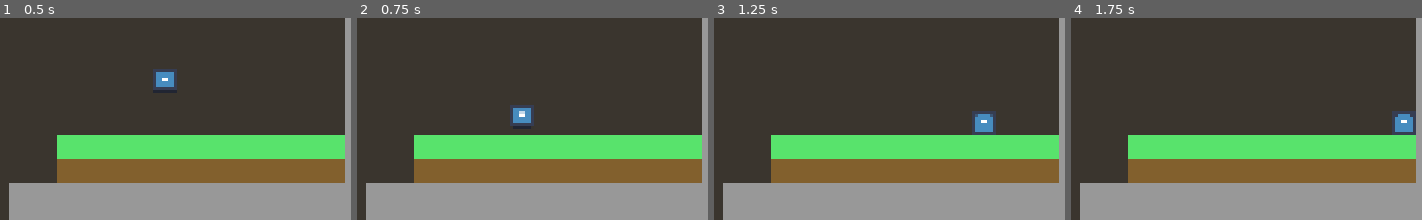
Above: before the commit, frames 1-4 (left to right).
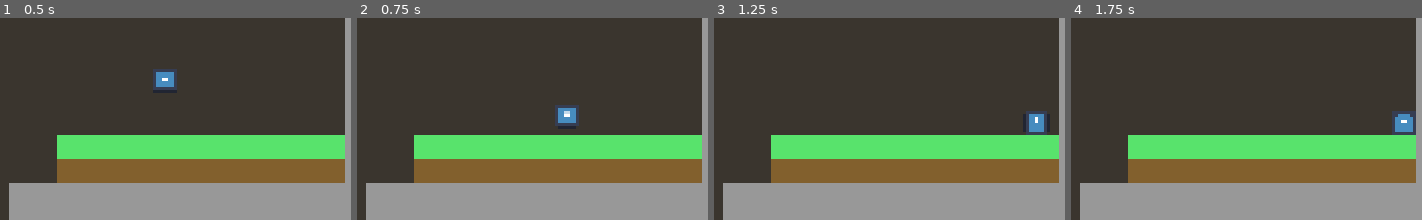
Above: after the commit, the same moments.

Repository: Olatiny/Cordyception
Game: Godot game, scene res://tiletest.tscn
The game is run twice, just before and just after one commit, with the same random seed, the same clock (stepped at 60 frames per second) and the same inputs. The engine's default icon, where the game draws it, is replaced by a stand-in: a white triangle on a blue panel in a dark square.
Inputs:
- Up to frame 1 (0.5 s): no input
- Up to frame 2 (0.75 s): hold Right (move_right) from 0.53 s (still down); tap Up (jump) at 0.6 s
- Up to frame 3 (1.25 s): keep holding Right (move_right); tap Up (jump) at 0.77, 1.07 s
- Up to frame 4 (1.75 s): keep holding Right (move_right); tap Shift (possess) at 1.35 s; tap Up (jump) at 1.52, 1.55 s
The pictures show only the part of the screen within x 50-100%, y 30-80%; the shares and areas given below are measured in that part.

Frame 1 is identical in both runs. In frame 2, 1.6% of the frame differs, in the area x 43-64%, y 43-55%; in frame 3, 1.7%, in the area x 73-96%, y 46-58%; in frame 4, nothing differs.

Commit message:
Consolidating Player to ControllableCreature

Diff:
--- a/src/creatures/base_creature.gd
+++ /dev/null
@@ -1,29 +0,0 @@
-extends Node
-class_name BaseCreature
-
-var character_body : CharacterBody2D
-
-# Called when the node enters the scene tree for the first time.
-func _ready() -> void:
-	pass # Replace with function body.
-
-func primary_action() -> void:
-	pass
-
-func secondary_action() -> void:
-	pass
-
-func move(input: Vector2) -> void:
-	pass
-
-# Called every frame. 'delta' is the elapsed time since the previous frame.
-func _process(delta: float) -> void:
-	pass
-
-func set_body(body: CharacterBody2D):
-	character_body = body
-
-func jump(jump_vector: Vector2) -> void:
-	if character_body.is_on_floor():
-		character_body.velocity.y = jump_vector.y
-		character_body.velocity.x = jump_vector.x
--- a/src/creatures/controllable_creature.gd
+++ b/src/creatures/controllable_creature.gd
@@ -1,36 +1,55 @@
+class_name ControllableCreature
 extends CharacterBody2D
-class_name ControllableCreature
 
-@export var creature_movement : BaseCreature
-@export var base_node : Node
 
-var controlled := false
-const SPEED = 300.0
-const JUMP_VELOCITY = -400.0
+## Player's movement speed
+@export var walk_speed := 75.0
+
+## Player's gravity
+@export var gravity := 75.0
+
+## Maximum x & y velocities
+@export var terminal_velocity := Vector2(75, 75)
+
+## Whether an object is being controlled
+@export var controlled := false
+
 
 func _physics_process(delta: float) -> void:
 	# Add the gravity.
 	if not is_on_floor():
-		velocity += get_gravity() * delta
+		velocity.y += gravity * delta
 
-	# Get the input direction and handle the movement/deceleration.
-	# As good practice, you should replace UI actions with custom gameplay actions.
+	# Handles all possible activities of a character while it is controlled
 	if(controlled):
-		var direction := Vector2(Input.get_axis("ui_left", "ui_right"), Input.get_axis("ui_down", "ui_up"))
-		fire_movement(direction)
+		check_move()
+		check_jump()
+		check_primary_action()
+		check_secondary_action()
+		update_animation()
 
-		##check primary and secondary inputs
+	velocity.x = clampf(velocity.x, -terminal_velocity.x, terminal_velocity.x)
+	velocity.y = clampf(velocity.y, -terminal_velocity.y, terminal_velocity.y)
 
 	move_and_slide()
 
-func fire_primary_action() -> void:
-	creature_movement.primary_action()
 
-func fire_secondary_action() -> void:
-	creature_movement.secondary_action()
+func check_primary_action() -> void:
+	pass
 
-func fire_movement(move_dir: Vector2) -> void:
-	creature_movement.move(move_dir)
 
-func get_movement() -> BaseCreature:
-	return creature_movement
+func check_secondary_action() -> void:
+	pass
+
+
+func check_move():
+	pass
+
+
+func check_jump():
+	if (Input.is_action_just_pressed("jump")):
+		velocity.y = -walk_speed * 4
+
+
+func update_animation():
+	pass
--- a/src/creatures/funguy.gd
+++ b/src/creatures/funguy.gd
@@ -1,5 +1,5 @@
 class_name FunGuy
-extends CharacterBody2D
+extends ControllableCreature
 
 
 ## States the player can be in
@@ -14,15 +14,6 @@
 ## Current STATE
 var my_state := STATE.SPORE_MODE
 
-
-## Player's movement speed
-@export var walk_speed := 75.0
-
-## Player's gravity
-@export var gravity := 75.0
-
-## Maximum x & y velocities
-@export var terminal_velocity := Vector2(75, 75)
 
 ## Total number of possessions the player can make
 @export var num_possessions := 5
@@ -49,24 +40,13 @@
 func _physics_process(delta: float) -> void:
 	update_state()
 
-	if not is_on_floor() && STATE.SPORE_MODE == my_state:
-		velocity = Vector2(velocity.x, clampf(velocity.y + gravity * delta, 0, terminal_velocity.y))
-
-	# debug jump lol
-	#if (Input.is_action_just_pressed("jump")):
-		#velocity.y = -walk_speed * 4
-
 	if Input.is_action_just_pressed("possess"):
 		possess()
 
-	movement()
-
-	update_animation()
-
-	move_and_slide()
+	super(delta)
 
 
-##
+## TODO: this comment
 func update_state():
 	if my_state == STATE.POSSESSING:
 		return
@@ -110,16 +90,21 @@
 
 
 ## Handles movement according to player's state
-func movement():
+func check_move():
 	var direction := Input.get_axis("move_left", "move_right")
 
-	if !grass_raycast_left.is_colliding() && direction < 0:
+	if !grass_raycast_left.is_colliding() && direction < 0 && my_state != STATE.SPORE_MODE:
 		direction = 0
 
-	if !grass_raycast_right.is_colliding() && direction > 0:
+	if !grass_raycast_right.is_colliding() && direction > 0 && my_state != STATE.SPORE_MODE:
 		direction = 0
 
 	if direction:
 		velocity.x = direction * walk_speed
 	else:
-		velocity.x = move_toward(velocity.x, 0, walk_speed / 4)
+		velocity.x = move_toward(velocity.x, 0, walk_speed)
+
+
+## Overridden to do NOTHING (player CANNOT jump)
+func check_jump():
+	pass
--- a/src/creatures/funguy.tscn
+++ b/src/creatures/funguy.tscn
@@ -13,6 +13,7 @@
 collision_layer = 2
 collision_mask = 17
 script = ExtResource("1_mojjp")
+controlled = true
 
 [node name="CollisionShape2D" type="CollisionShape2D" parent="."]
 shape = SubResource("RectangleShape2D_422cx")
--- a/src/creatures/possessable_creature.gd
+++ b/src/creatures/possessable_creature.gd
@@ -1,6 +1,9 @@
+class_name PossessableCreature
 extends ControllableCreature
 
 var alive := true
+
+const FUNGUY := preload("res://src/creatures/funguy.tscn")
 
 func try_possess() -> bool:
 	if(alive):
@@ -9,6 +12,12 @@
 
 	return false
 
+
 func unpossess(kill : bool) -> void:
 	controlled = false
 	alive = !kill
+
+	var fun_dude := FUNGUY.instantiate() as FunGuy
+	fun_dude.global_position = global_position
+	fun_dude.velocity.y = -25.0
+	get_tree().root.add_child(fun_dude)
Not shown: 3 places in src/creatures/possessable_creature.tscn that only renumber resources
